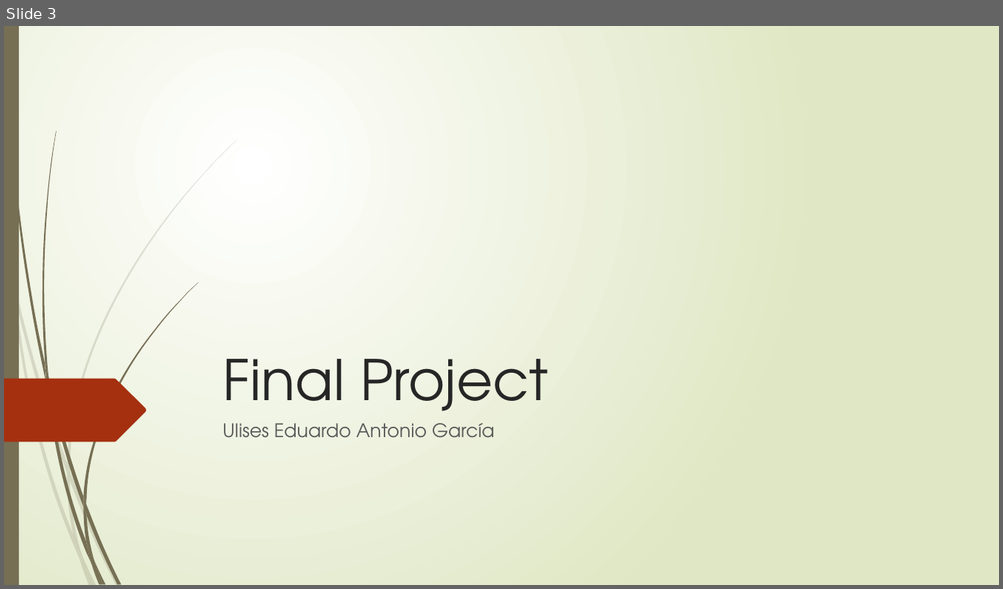
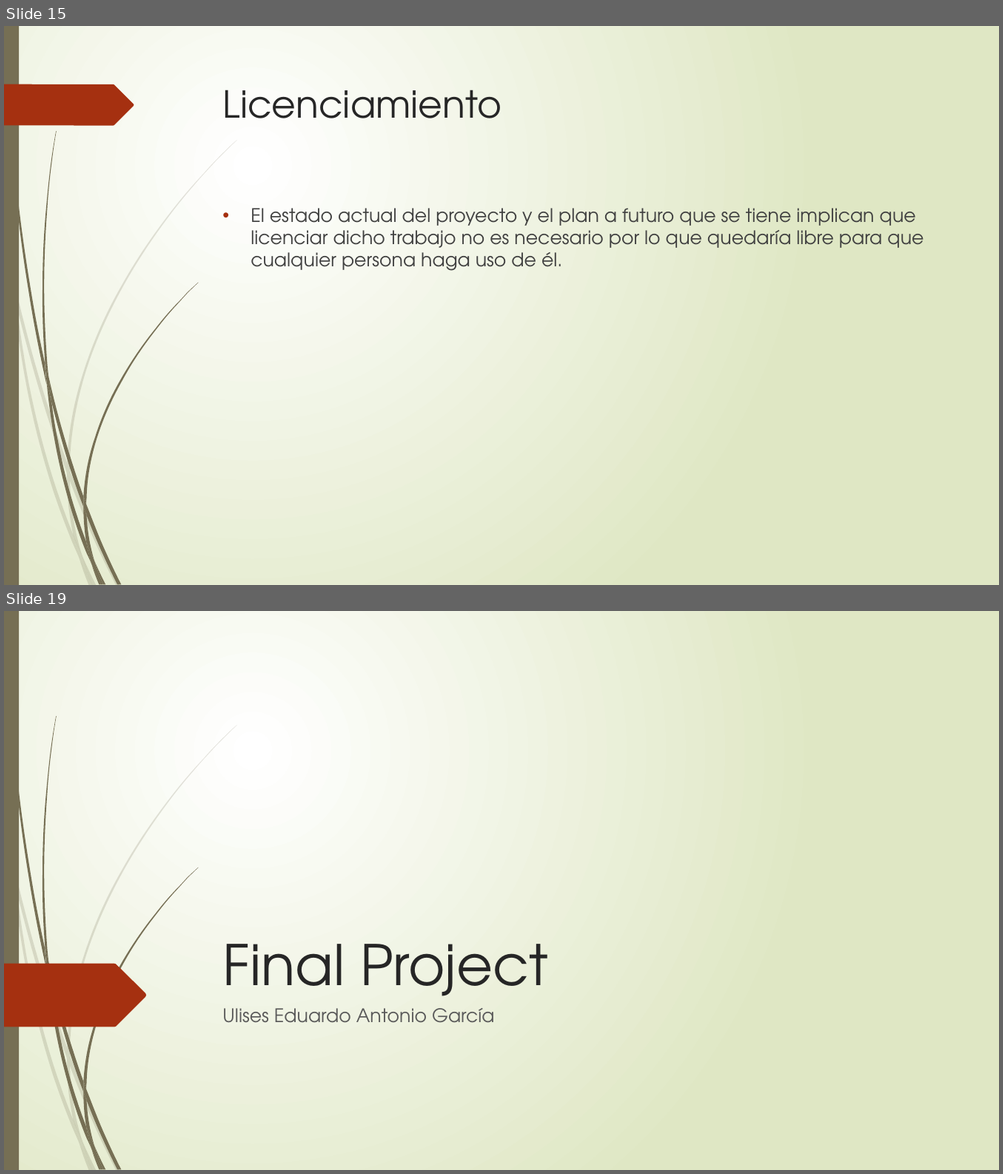
Before and after one commit to gitloot/ComputacionGraficaAvanzada, a slide deck: DocumentacionProyecto/PresentacionES_EN.pptx. Shown one above the other, each under a label of ours: slide 3 before the commit, slides 15 and 19 after it; the slides between them are not shown. The pictures are 1003x589 and 1003x1174 pixels, drawn with LibreOffice and Linux fonts; fonts in the diff are those of the drawing. Boxes give left, top, right and bottom in pixels: in the first picture for what was removed or moved away, otherwise in the second. Text is boxed around its words. In the diff, an @@ line names an element or a change of style, - is before the commit and + after.

Commit message:
Proyecto Final Documentacion Actualización 3

```diff
--- a/DocumentacionProyecto/PresentacionES_EN.pptx
+++ b/DocumentacionProyecto/PresentacionES_EN.pptx
@@ slide 15 added at <box>4,26,999,585</box>, background gradient #FFFFFF to #DFE8C4; not listed: 23 template elements that a slide beside it also shows @@
@@ freeform shape added at <box>4,84,134,125</box>, fill #A53010 @@
@@ title added at <box>223,90,501,118</box>, 36 pt, text #262626 @@
+Licenciamiento
@@ text added at <box>250,208,923,271</box>, 18 pt, text #404040 @@
+• El estado actual del proyecto y el plan a futuro que se tiene implican que licenciar dicho trabajo no es necesario por lo que quedaría libre para que cualquier persona haga uso de él.
@@ what was slide 3 is now slide 19 @@
```
Also in this commit, not shown: 33 other slides added, 1 slide removed, 1 other file.
